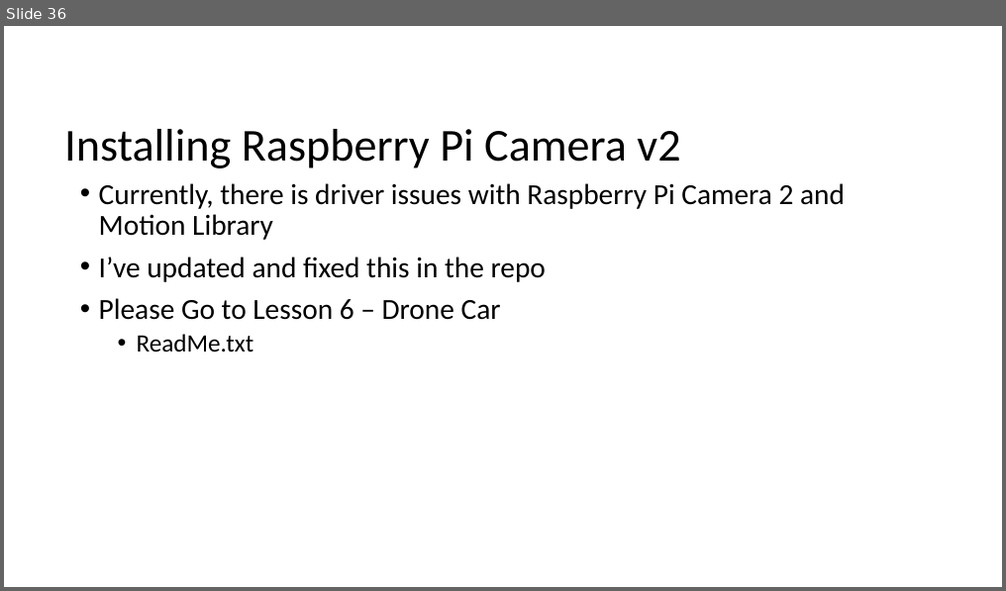
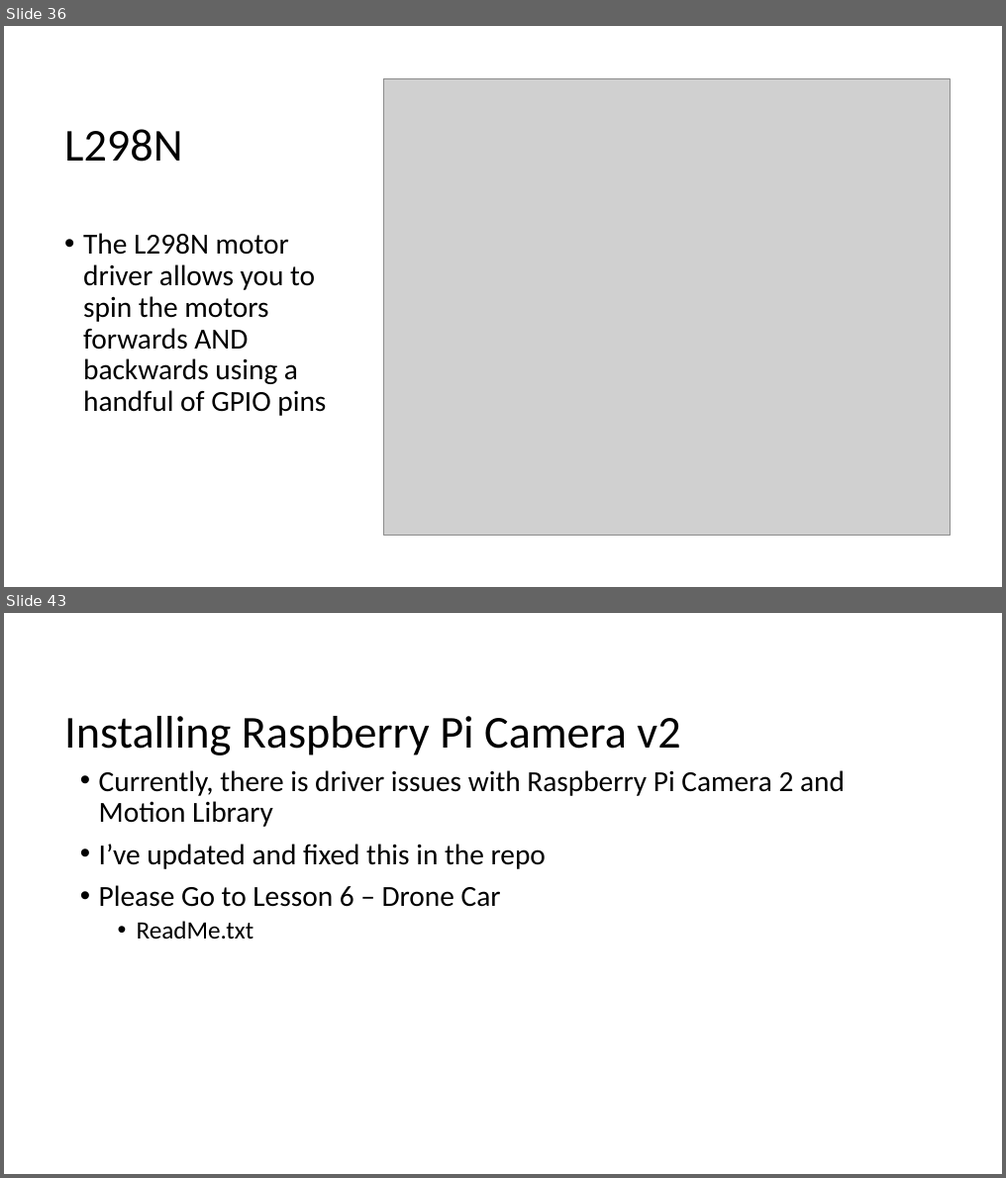
Before and after one commit to mluckenbill/philly-code-camp-2017-1, a slide deck: Philadelphia Code Camp.pptx. Shown one above the other, each under a label of ours: slide 36 before the commit, slides 36 and 43 after it; the slides between them are not shown. The pictures are 1006x591 and 1006x1178 pixels, drawn with LibreOffice and Linux fonts; fonts in the diff are those of the drawing; grey boxes stand for pictures. Boxes give left, top, right and bottom in pixels: in the first picture for what was removed or moved away, otherwise in the second. Text is boxed around its words. In the diff, an @@ line names an element or a change of style, - is before the commit and + after.

```diff
--- a/Philadelphia Code Camp.pptx
+++ b/Philadelphia Code Camp.pptx
@@ slide 36 added at [4, 26, 1002, 587], background #FFFFFF @@
@@ picture added at [383, 78, 949, 535] @@
@@ title added at [64, 129, 182, 162], 44 pt, text #000000 @@
+L298N
@@ text added at [83, 233, 326, 416], 28 pt, text #000000 @@
+• The L298N motor driver allows you to spin the motors forwards AND backwards using a handful of GPIO pins
@@ what was slide 36 is now slide 43 @@
```
Also in this commit, not shown: 6 other slides added, 2 other files.
